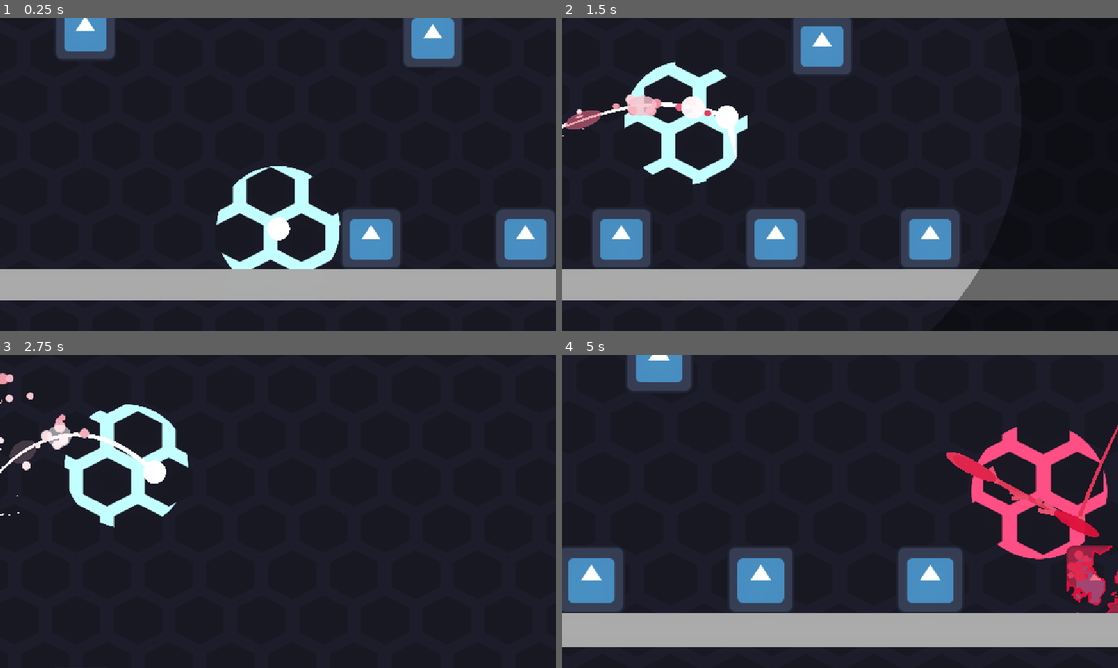
Above: before the commit, frames 1-4 (two rows, left to right).
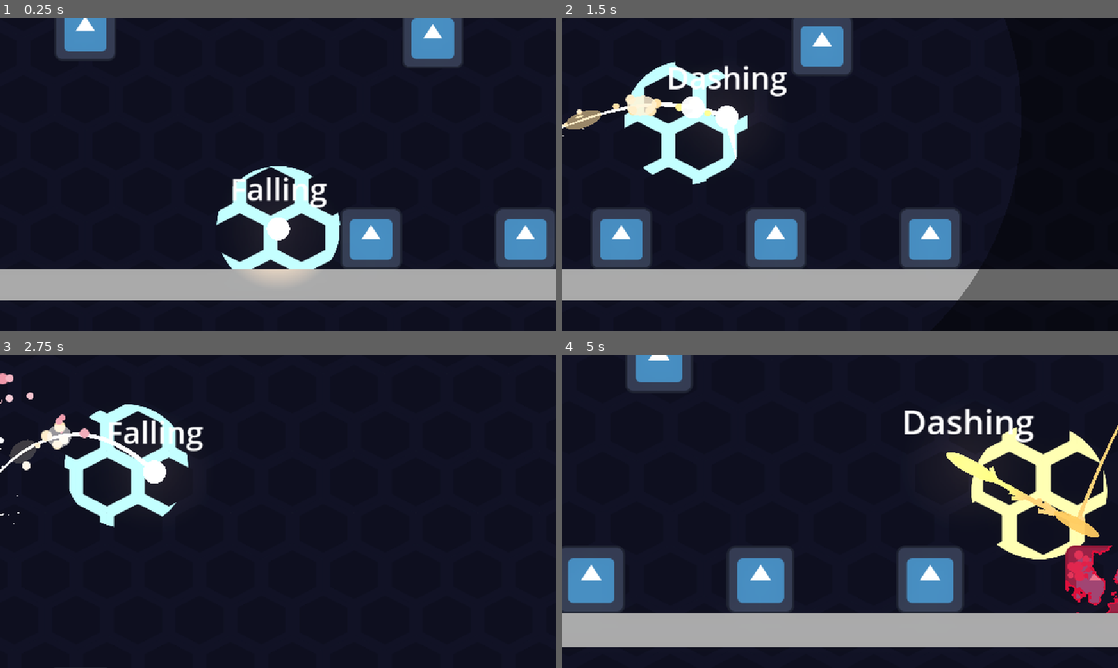
Above: after the commit, the same moments.

Repository: cookie1170/juice-test
Game: Godot game, scene res://levels/main.tscn
Two runs of this game, one before a commit and one after it. Both use one fixed random seed, a clock stepped at 60 frames per second and the inputs below. The engine's default icon, where the game draws it, is replaced by a stand-in: a white triangle on a blue panel in a dark square.
Inputs (mouse positions are in pixels of both pictures, inside the frame that each line leads up to):
- Up to frame 1 (0.25 s): no input
- Up to frame 2 (1.5 s): tap Enter (ui_accept) at 0.5, 0.77 s; move the mouse to (962, 158) at 0.52 s; hold D (right) 0.53-1.25 s; hold Space (bounce) 0.53-1.25 s; click (962, 158) at 0.8 s; drag from (728, 190) to (751, 105) at 1.27 s
- Up to frame 3 (2.75 s): move the mouse to (333, 442) at 2.02 s; press the mouse at (333, 442) at 2.03 s; hold D (right) from 2.03 s (still down); right-click (333, 442) at 2.1 s
- Up to frame 4 (5 s): release D (right) at 2.75 s; release the mouse at (895, 442) at 2.75 s; drag from (812, 574) to (717, 480) at 2.77 s; move the mouse to (1006, 558) at 3.52 s; press the mouse at (1006, 558) at 3.53 s; hold A (left) 3.53-4.25 s; tap Enter (ui_accept) at 3.77 s; release the mouse at (1006, 558) at 4.25 s; drag from (673, 464) to (756, 433) at 4.27 s

The runs differ from the first frame. In frame 1, 0.9% of the frame differs, in the area x 41-59%, y 50-85%; in frame 2, 1.4%; in frame 3, 0.7%; in frame 4, 5.3%, in the area x 3-100%, y 0-82%.

Commit message:
changed the dash color and added an effect when you wavedash

Diff:
--- a/common/hitstop.gd
+++ b/common/hitstop.gd
@@ -2,7 +2,6 @@
 
 
 func hitstop(time: float = 0.1) -> void:
-	var original_timescale: float = Engine.time_scale
 	Engine.time_scale = 0.0
 	await get_tree().create_timer(time, true, false, true).timeout
-	Engine.time_scale = original_timescale
+	Engine.time_scale = 1.0
--- a/levels/main.tscn
+++ b/levels/main.tscn
@@ -12,7 +12,10 @@
 
 [sub_resource type="Environment" id="Environment_etqu2"]
 background_mode = 3
+background_energy_multiplier = 16.0
 glow_enabled = true
+glow_levels/2 = 1.0
+glow_levels/4 = 1.0
 glow_strength = 0.5
 glow_bloom = 0.05
 glow_blend_mode = 0
@@ -142,6 +145,7 @@
 metadata/_edit_lock_ = true
 
 [node name="Background" type="TileMapLayer" parent="Background"]
+modulate = Color(0.699219, 0.755738, 0.896824, 1)
 z_index = -6
 tile_map_data = PackedByteArray("AAAIAAYAAAAAAAAAAAAJAAYAAAAAAAAAAAAIAAUAAAAAAAAAAAAIAAQAAAAAAAAAAAAJAAQAAAAAAAAAAAAIAA …(1072 unchanged characters)…
 tile_set = SubResource("TileSet_xdh4e")
@@ -178,3 +182,7 @@
 
 [node name="BasicEnemy9" parent="Enemies" instance=ExtResource("5_ifaiv")]
 position = Vector2(-400, -432)
+
+[node name="CanvasModulate" type="CanvasModulate" parent="."]
+visible = false
+color = Color(0.4087, 0.52948, 0.61, 1)
--- a/player/dashing.gd
+++ b/player/dashing.gd
@@ -4,13 +4,16 @@
 @export var clone_amount: int = 2
 @export_range(0.0, 512.0, 1.0, "or_greater") var vignette_dist: float = 100.0
 @export_range(0.0, 1.5, 0.05, "or_greater") var zoom_amount: float = 1.1
+@export_color_no_alpha var dash_color: Color
 @export_group("Nodes")
 @export var grounded_state: State
 @export var falling_state: State
+@export var bouncing_state: State
 @export var clone_timer: Timer
 @export var dash_indicator: Line2D
 @export var dash_particles_1: GPUParticles2D
 @export var dash_particles_2: GPUParticles2D
+@export var wavedash_particle: GPUParticles2D
 @export var clone_scene: PackedScene
 
 var vel_tween: Tween
@@ -59,7 +62,14 @@
 	if Input.is_action_just_released("dash"):
 		dash()
 	if owner.is_on_floor():
-		state_changed.emit(grounded_state)
+		if Input.is_action_pressed("bounce"):
+			if abs(owner.velocity.x) > 512.0:
+				wavedash_particle.restart()
+				owner.shake(48.0, 2.0, 0.25)
+				Hitstop.hitstop(0.15)
+			state_changed.emit(bouncing_state)
+		else:
+			state_changed.emit(grounded_state)
 
 
 func dash() -> void:
@@ -89,9 +99,9 @@
 	Hitstop.hitstop(0.05)
 	owner.mesh.scale.x = 2.0
 	owner.mesh.scale.y = 0.5
-	owner.mesh.modulate = Color.CRIMSON
-	owner.trail.default_color = Color.CRIMSON
-	owner.bg_highlight.modulate = Color.CRIMSON
+	owner.mesh.modulate = dash_color
+	owner.trail.default_color = dash_color
+	owner.bg_highlight.modulate = dash_color
 	owner.mesh.rotation = owner.velocity.angle()
 	zoom_tween.tween_method(func(value: float):
 		owner.phantom_camera.set_zoom(Vector2(value, value)),
@@ -120,11 +130,7 @@
 	vel_tween.tween_callback(func(): state_changed.emit(
 		grounded_state if owner.is_on_floor() else falling_state
 	))
-	owner.phantom_camera.noise.amplitude = 32.0
-	owner.phantom_camera.noise.frequency = 1.5
-	owner.phantom_camera.noise.positional_noise = true
-	await get_tree().create_timer(0.1).timeout
-	owner.phantom_camera.noise.positional_noise = false
+	owner.shake(32.0, 1.5, 0.1)
 
 
 func get_dash_vel_mult() -> float:
--- a/player/player.tscn
+++ b/player/player.tscn
@@ -14,7 +14,6 @@
 [ext_resource type="PackedScene" uid="uid://c3m2m678oe1bj" path="res://player/ghost_clone.tscn" id="9_yllr7"]
 [ext_resource type="Texture2D" uid="uid://383qp57aaa1j" path="res://common/sprites/circle.svg" id="11_2ieo8"]
 [ext_resource type="Texture2D" uid="uid://w3fx0ky4iuet" path="res://common/sprites/circle_higher_res.svg" id="14_wodsf"]
-[ext_resource type="Texture2D" uid="uid://36d1vc5qw3wa" path="res://icon.svg" id="15_32hag"]
 
 [sub_resource type="SphereMesh" id="SphereMesh_sh265"]
 radius = 24.0
@@ -23,6 +22,9 @@
 [sub_resource type="CircleShape2D" id="CircleShape2D_sh265"]
 radius = 24.0
 
+[sub_resource type="CanvasItemMaterial" id="CanvasItemMaterial_wodsf"]
+light_mode = 1
+
 [sub_resource type="Curve" id="Curve_8t03j"]
 _data = [Vector2(0, 1), 0.0, 0.0, 0, 0, Vector2(0.75, 1), 0.0, 0.0, 0, 0, Vector2(1, 0), 0.0, 0.0, 0, 0]
 point_count = 3
@@ -37,13 +39,13 @@
 [sub_resource type="CircleShape2D" id="CircleShape2D_rgyib"]
 radius = 16.0
 
-[sub_resource type="Gradient" id="Gradient_ebec5"]
-offsets = PackedFloat32Array(0, 0.5)
-colors = PackedColorArray(0.862745, 0.0784314, 0.235294, 1, 0.986274, 0.907843, 0.923529, 1)
+[sub_resource type="Gradient" id="Gradient_yllr7"]
+offsets = PackedFloat32Array(0, 0.7)
+colors = PackedColorArray(1, 0.792157, 0.380392, 1, 1, 1, 1, 1)
 metadata/_snap_enabled = true
 
 [sub_resource type="GradientTexture1D" id="GradientTexture1D_yllr7"]
-gradient = SubResource("Gradient_ebec5")
+gradient = SubResource("Gradient_yllr7")
 
 [sub_resource type="Curve" id="Curve_2ieo8"]
 _limits = [0.0, 100.0, 0.0, 1.0]
@@ -86,11 +88,6 @@
 width = 8
 height = 32
 
-[sub_resource type="Gradient" id="Gradient_yllr7"]
-offsets = PackedFloat32Array(0, 0.5)
-colors = PackedColorArray(0.862745, 0.0784314, 0.235294, 1, 1, 1, 1, 1)
-metadata/_snap_enabled = true
-
 [sub_resource type="GradientTexture1D" id="GradientTexture1D_kb6p2"]
 gradient = SubResource("Gradient_yllr7")
 
@@ -110,6 +107,42 @@
 gravity = Vector3(0, 98, 0)
 scale_curve = SubResource("CurveTexture_kb6p2")
 color_ramp = SubResource("GradientTexture1D_kb6p2")
+
+[sub_resource type="Gradient" id="Gradient_e7oew"]
+colors = PackedColorArray(1, 1, 1, 1, 1, 1, 1, 1)
+
+[sub_resource type="GradientTexture2D" id="GradientTexture2D_c35mf"]
+gradient = SubResource("Gradient_e7oew")
+width = 192
+height = 192
+
+[sub_resource type="Gradient" id="Gradient_c35mf"]
+colors = PackedColorArray(1, 0.792157, 0.380392, 1, 1, 1, 1, 1)
+
+[sub_resource type="GradientTexture1D" id="GradientTexture1D_x7c3f"]
+gradient = SubResource("Gradient_c35mf")
+
+[sub_resource type="Curve" id="Curve_wodsf"]
+_data = [Vector2(0, 1), 0.0, 0.0, 0, 0, Vector2(0.99999, 0), 0.0, 0.0, 0, 0]
+point_count = 2
+
+[sub_resource type="CurveTexture" id="CurveTexture_32hag"]
+curve = SubResource("Curve_wodsf")
+
+[sub_resource type="ParticleProcessMaterial" id="ParticleProcessMaterial_tqiix"]
+lifetime_randomness = 0.1
+particle_flag_rotate_y = true
+particle_flag_disable_z = true
+angle_min = -360.0
+angle_max = 360.0
+angular_velocity_min = -720.0
+angular_velocity_max = 720.0
+gravity = Vector3(0, 98, 0)
+scale_max = 1.5
+scale_curve = SubResource("CurveTexture_32hag")
+color_ramp = SubResource("GradientTexture1D_x7c3f")
+hue_variation_min = -0.05
+hue_variation_max = 0.05
 
 [sub_resource type="Gradient" id="Gradient_kb6p2"]
 offsets = PackedFloat32Array(0, 0.5)
@@ -183,7 +216,18 @@
 	global_position = global_position.lerp(owner.global_position, clampf(10 * delta, 0.0, 1.0))
 "
 
-[node name="Player" type="CharacterBody2D" node_paths=PackedStringArray("hang_timer", "offset_timer", "dash_attack_timer", "mesh", "dash_particles", "hurt_particles_1", "hurt_particles_2", "trail", "dash_hitbox", "hurtbox", "state_machine", "bouncing_state", "falling_state", "dashing_state", "grounded_state")]
+[sub_resource type="Gradient" id="Gradient_tqiix"]
+colors = PackedColorArray(1, 1, 1, 1, 1, 1, 1, 0)
+
+[sub_resource type="GradientTexture2D" id="GradientTexture2D_e7oew"]
+gradient = SubResource("Gradient_tqiix")
+width = 256
+height = 256
+fill = 1
+fill_from = Vector2(0.5, 0.5)
+fill_to = Vector2(0.5, 0)
+
+[node name="Player" type="CharacterBody2D" node_paths=PackedStringArray("hang_timer", "offset_timer", "dash_attack_timer", "mesh", "dash_particles", "hurt_particles_1", "hurt_particles_2", "wavedash_particle", "trail", "dash_hitbox", "hurtbox", "state_machine", "bouncing_state", "falling_state", "dashing_state", "grounded_state")]
 physics_interpolation_mode = 1
 script = ExtResource("1_4flbx")
 peak_time = 0.45
@@ -204,6 +248,7 @@
 dash_particles = NodePath("DashParticles")
 hurt_particles_1 = NodePath("HurtParticles")
 hurt_particles_2 = NodePath("HurtParticles2")
+wavedash_particle = NodePath("WaveDashParticle")
 trail = NodePath("Trail")
 dash_hitbox = NodePath("DashHitbox")
 hurtbox = NodePath("Hurtbox")
@@ -241,6 +286,7 @@
 show_behind_parent = true
 top_level = true
 z_index = -1
+material = SubResource("CanvasItemMaterial_wodsf")
 points = PackedVector2Array(0, 0, 0, 0)
 width = 20.0
 width_curve = SubResource("Curve_8t03j")
@@ -291,17 +337,20 @@
 hang_timer = NodePath("../../HangTimer")
 metadata/_custom_type_script = "uid://d3mvxnoga10c0"
 
-[node name="Dashing" type="Node2D" parent="StateMachine" node_paths=PackedStringArray("grounded_state", "falling_state", "clone_timer", "dash_indicator", "dash_particles_1", "dash_particles_2")]
+[node name="Dashing" type="Node2D" parent="StateMachine" node_paths=PackedStringArray("grounded_state", "falling_state", "bouncing_state", "clone_timer", "dash_indicator", "dash_particles_1", "dash_particles_2", "wavedash_particle")]
 visible = false
 script = ExtResource("5_qjkh3")
 clone_amount = 5
 vignette_dist = 128.0
+dash_color = Color(1, 0.793333, 0.38, 1)
 grounded_state = NodePath("../Grounded")
 falling_state = NodePath("../Falling")
+bouncing_state = NodePath("../Bouncing")
 clone_timer = NodePath("CloneTimer")
 dash_indicator = NodePath("../../DashDirIndicator")
 dash_particles_1 = NodePath("../../DashParticles")
 dash_particles_2 = NodePath("../../DashParticles2")
+wavedash_particle = NodePath("../../WaveDashParticle")
 clone_scene = ExtResource("9_yllr7")
 metadata/_custom_type_script = "uid://d3mvxnoga10c0"
 
@@ -310,8 +359,101 @@
 wait_time = 0.1
 one_shot = true
 
+[node name="DashHitbox" type="Area2D" parent="."]
+script = ExtResource("8_hg6s5")
+type = 1
+detect_hits = true
+metadata/_custom_type_script = "uid://d0dcgwjybsqd6"
+
+[node name="Collider" type="CollisionShape2D" parent="DashHitbox"]
+position = Vector2(0, -24)
+shape = SubResource("CircleShape2D_8t03j")
+debug_color = Color(0.7, 0.35, 0, 0.419608)
+
+[node name="Hurtbox" type="Area2D" parent="."]
+script = ExtResource("8_rgyib")
+type = 1
+total_i_frames = 1.0
+metadata/_custom_type_script = "uid://pt8x4gqtpuhh"
+
+[node name="Collider" type="CollisionShape2D" parent="Hurtbox"]
+position = Vector2(0, -24)
+shape = SubResource("CircleShape2D_rgyib")
+debug_color = Color(1, 0.16, 0.16, 0.419608)
+
+[node name="DashParticles" type="GPUParticles2D" parent="."]
+physics_interpolation_mode = 1
+show_behind_parent = true
+position = Vector2(0, -24)
+emitting = false
+amount = 16
+texture = ExtResource("11_2ieo8")
+one_shot = true
+explosiveness = 0.5
+randomness = 0.5
+fixed_fps = 60
+process_material = SubResource("ParticleProcessMaterial_ebec5")
+
+[node name="DashParticles2" type="GPUParticles2D" parent="."]
+show_behind_parent = true
+position = Vector2(0, -24)
+emitting = false
+amount = 32
+texture = SubResource("GradientTexture2D_ebec5")
+one_shot = true
+explosiveness = 0.5
+randomness = 0.5
+process_material = SubResource("ParticleProcessMaterial_wodsf")
+
+[node name="WaveDashParticle" type="GPUParticles2D" parent="."]
+show_behind_parent = true
+position = Vector2(0, -24)
+emitting = false
+amount = 1
+texture = SubResource("GradientTexture2D_c35mf")
+lifetime = 0.25
+one_shot = true
+explosiveness = 1.0
+randomness = 0.3
+process_material = SubResource("ParticleProcessMaterial_tqiix")
+
+[node name="HurtParticles" type="GPUParticles2D" parent="."]
+position = Vector2(0, -24)
+emitting = false
+amount = 16
+texture = ExtResource("11_2ieo8")
+one_shot = true
+explosiveness = 0.9
+randomness = 0.4
+process_material = SubResource("ParticleProcessMaterial_65viv")
+
+[node name="HurtParticles2" type="GPUParticles2D" parent="."]
+show_behind_parent = true
+position = Vector2(0, -24)
+emitting = false
+texture = SubResource("GradientTexture2D_ebec5")
+one_shot = true
+explosiveness = 0.85
+randomness = 0.5
+process_material = SubResource("ParticleProcessMaterial_c35mf")
+
+[node name="BGHighlighter" type="PointLight2D" parent="."]
+top_level = true
+position = Vector2(0, -24)
+energy = 0.5
+range_item_cull_mask = 2
+texture = ExtResource("14_wodsf")
+texture_scale = 0.5
+script = SubResource("GDScript_wodsf")
+metadata/_edit_lock_ = true
+
+[node name="Light" type="PointLight2D" parent="."]
+position = Vector2(0, -24)
+color = Color(1, 0.69, 0.38, 1)
+texture = SubResource("GradientTexture2D_e7oew")
+metadata/_edit_lock_ = true
+
 [node name="StateLabel" type="Label" parent="." node_paths=PackedStringArray("state_machine")]
-visible = false
 offset_left = -524.5
 offset_top = -152.0
 offset_right = 524.5
@@ -323,87 +465,6 @@
 state_machine = NodePath("../StateMachine")
 metadata/_edit_lock_ = true
 
-[node name="DashHitbox" type="Area2D" parent="."]
-script = ExtResource("8_hg6s5")
-type = 1
-detect_hits = true
-metadata/_custom_type_script = "uid://d0dcgwjybsqd6"
-
-[node name="Collider" type="CollisionShape2D" parent="DashHitbox"]
-position = Vector2(0, -24)
-shape = SubResource("CircleShape2D_8t03j")
-debug_color = Color(0.7, 0.35, 0, 0.419608)
-
-[node name="Hurtbox" type="Area2D" parent="."]
-script = ExtResource("8_rgyib")
-type = 1
-total_i_frames = 1.0
-metadata/_custom_type_script = "uid://pt8x4gqtpuhh"
-
-[node name="Collider" type="CollisionShape2D" parent="Hurtbox"]
-position = Vector2(0, -24)
-shape = SubResource("CircleShape2D_rgyib")
-debug_color = Color(1, 0.16, 0.16, 0.419608)
-
-[node name="DashParticles" type="GPUParticles2D" parent="."]
-physics_interpolation_mode = 1
-show_behind_parent = true
-position = Vector2(0, -24)
-emitting = false
-amount = 16
-texture = ExtResource("11_2ieo8")
-one_shot = true
-explosiveness = 0.5
-randomness = 0.5
-fixed_fps = 60
-process_material = SubResource("ParticleProcessMaterial_ebec5")
-
-[node name="DashParticles2" type="GPUParticles2D" parent="."]
-show_behind_parent = true
-position = Vector2(0, -24)
-emitting = false
-amount = 32
-texture = SubResource("GradientTexture2D_ebec5")
-one_shot = true
-explosiveness = 0.5
-randomness = 0.5
-process_material = SubResource("ParticleProcessMaterial_wodsf")
-
-[node name="HurtParticles" type="GPUParticles2D" parent="."]
-position = Vector2(0, -24)
-emitting = false
-amount = 16
-texture = ExtResource("11_2ieo8")
-one_shot = true
-explosiveness = 0.9
-randomness = 0.4
-process_material = SubResource("ParticleProcessMaterial_65viv")
-
-[node name="HurtParticles2" type="GPUParticles2D" parent="."]
-show_behind_parent = true
-position = Vector2(0, -24)
-emitting = false
-texture = SubResource("GradientTexture2D_ebec5")
-one_shot = true
-explosiveness = 0.85
-randomness = 0.5
-process_material = SubResource("ParticleProcessMaterial_c35mf")
-
-[node name="PointLight2D" type="PointLight2D" parent="."]
-top_level = true
-position = Vector2(0, -24)
-energy = 0.5
-range_item_cull_mask = 2
-texture = ExtResource("14_wodsf")
-texture_scale = 0.5
-script = SubResource("GDScript_wodsf")
-
-[node name="Icon" type="Sprite2D" parent="."]
-visible = false
-position = Vector2(-8.00002, -52)
-scale = Vector2(4.125, 4.0625)
-texture = ExtResource("15_32hag")
-
 [connection signal="timeout" from="OffsetTimer" to="." method="_on_offset_timeout"]
 [connection signal="timeout" from="Trail/TrailTimer" to="Trail" method="_timeout"]
 [connection signal="timeout" from="StateMachine/Dashing/CloneTimer" to="StateMachine/Dashing" method="clone_spawn"]
--- a/player/player_common.gd
+++ b/player/player_common.gd
@@ -36,6 +36,7 @@
 @export var dash_particles: GPUParticles2D
 @export var hurt_particles_1: GPUParticles2D
 @export var hurt_particles_2: GPUParticles2D
+@export var wavedash_particle: GPUParticles2D
 @export var trail: Line2D
 @export var bg_highlight: TileMapLayer
 @export var dash_hitbox: Hitbox
@@ -94,7 +95,8 @@
 #region handlers
 
 func apply_gravity(delta_time: float, gravity: float) -> void:
-	velocity.y -= gravity * (bounce_peak_y_mult if not hang_timer.is_stopped() else 1.0) * delta_time
+	velocity.y -= gravity * (bounce_peak_y_mult if not hang_timer.is_stopped()
+	else 1.0) * delta_time
 	velocity.y = clampf(velocity.y, -INF, terminal_velocity)
 
 
@@ -137,12 +139,14 @@
 		final_offset.y = offset_amount.y
 	else:
 		final_offset.y = 0.0
-	cam_offset_tween.tween_method(phantom_camera.set_follow_offset, \
+	cam_offset_tween.tween_method(phantom_camera.set_follow_offset,
 	phantom_camera.get_follow_offset(), final_offset, offset_time)
 
 
 func handle_dash_attack() -> void:
 	if state_machine.current_state == grounded_state:
+		dash_attack_timer.stop()
+	if velocity.length_squared() < 262144.0: # 512 squared
 		dash_attack_timer.stop()
 	dash_particles.emitting = not dash_attack_timer.is_stopped()
 	dash_hitbox.monitorable = not dash_attack_timer.is_stopped()
@@ -183,9 +187,7 @@
 	time_tween.tween_property(Engine, "time_scale", 1.0, 0.75)
 	hurt_particles_1.rotation = hit_angle
 	hurt_particles_2.rotation = hit_angle
-	phantom_camera.noise.amplitude = 96.0
-	phantom_camera.noise.frequency = 3.0
-	phantom_camera.noise.positional_noise = true
+	shake(96.0, 3.0, 0.35)
 	zoom_tween = get_tree().create_tween().set_ignore_time_scale()
 	zoom_tween.tween_method(func(value: float):
 		phantom_camera.set_zoom(Vector2(value, value)),
@@ -197,21 +199,28 @@
 	hurt_particles_1.restart()
 	hurt_particles_2.restart()
 	await get_tree().create_timer(0.2, true, false, true).timeout
-	phantom_camera.noise.positional_noise = false
 	Vignette.fade_vignette(128.0, 0.35, 0)
 
 
 func on_hit(_hurtbox: Hurtbox) -> void:
 	if Input.is_action_pressed("bounce"):
+		if (state_machine.current_state == dashing_state
+		and abs(velocity.x) > 512.0):
+			shake(48.0, 2.0, 0.25)
+			wavedash_particle.restart()
 		state_machine.change_state(bouncing_state)
 		velocity.y *= 1.25
-	phantom_camera.noise.amplitude = 24.0
-	phantom_camera.noise.frequency = 1.5
-	phantom_camera.noise.positional_noise = true
+	shake(24.0, 1.5, 0.1)
 	Hitstop.hitstop()
-	await get_tree().create_timer(0.1).timeout
-	phantom_camera.noise.positional_noise = false
 
 
 func _on_offset_timeout() -> void:
 	final_offset.x = move_direction * offset_amount.x
+
+
+func shake(ampl: float, freq: float, time: float) -> void:
+	phantom_camera.noise.amplitude = ampl
+	phantom_camera.noise.frequency = freq
+	phantom_camera.noise.positional_noise = true
+	await get_tree().create_timer(time, true, false, true).timeout
+	phantom_camera.noise.positional_noise = false
--- a/player/trail.gd
+++ b/player/trail.gd
@@ -6,7 +6,7 @@
 var point_amount: int
 
 func _timeout() -> void:
-	if point_amount >= points.size():
+	if point_amount > points.size():
 		add_point(owner.global_position - Vector2(0.0, 24.0))
-	else:
+	elif points.size() > 0:
 		remove_point(0)
Not shown: 1 places in player/player.tscn that only renumber resources
